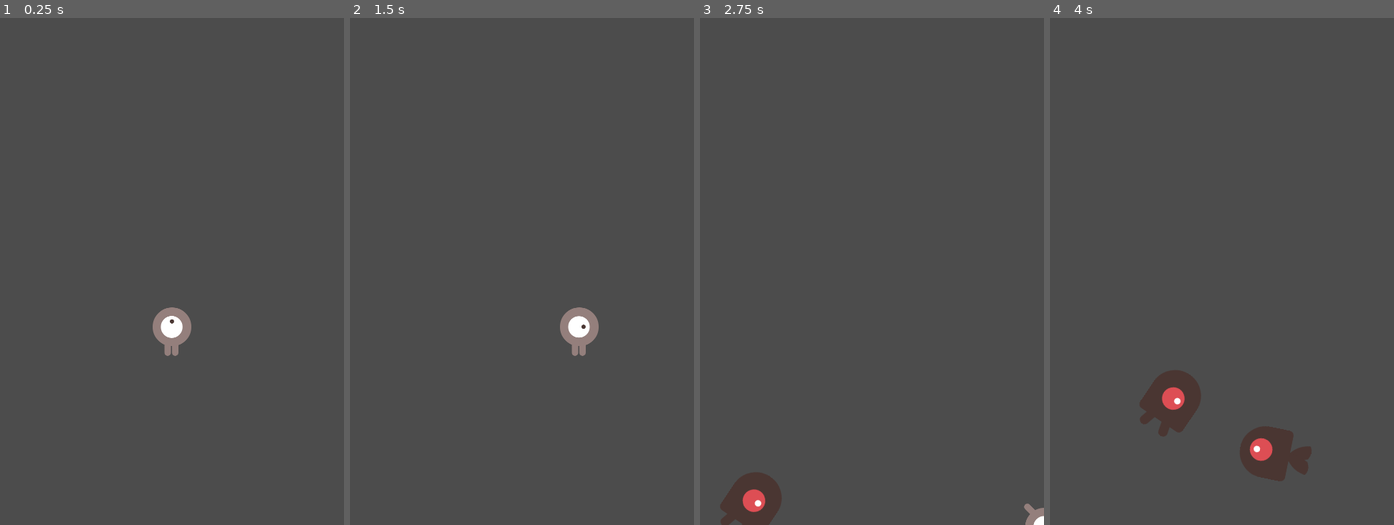
Above: before the commit, frames 1-4 (left to right).
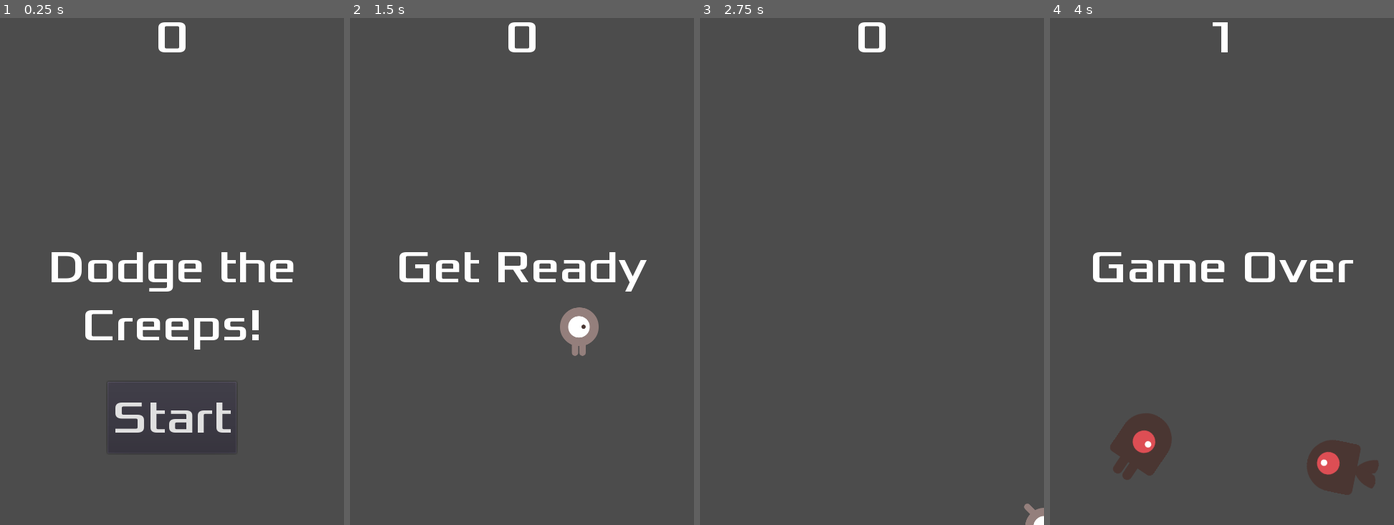
Above: after the commit, the same moments.

Repository: 44351-w22/godot-tutorial-neloe
Game: Godot game, scene res://Main.tscn
The game is run twice, just before and just after one commit, with the same random seed, the same clock (stepped at 60 frames per second) and the same inputs.
Inputs (mouse positions are in pixels of both pictures, inside the frame that each line leads up to):
- Up to frame 1 (0.25 s): no input
- Up to frame 2 (1.5 s): click (522, 418) at 0.5 s, where only the run after the commit has a clickable "Start"; tap Enter at 1.25 s; hold Right (ui_right) from 1.28 s (still down)
- Up to frame 3 (2.75 s): release Right (ui_right) at 2.03 s; hold Down (ui_down) from 2.03 s (still down)
- Up to frame 4 (4 s): release Down (ui_down) at 2.78 s; hold Right (ui_right) 2.78-3.53 s; hold Up (ui_up) from 3.53 s (still down)

The runs differ from the first frame. In frame 1, 4.5% of the frame differs, in the area x 15-86%, y 0-82%; in frame 2, 2.0%; in frame 3, 1.7%; in frame 4, 7.7%, in the area x 12-96%, y 0-95%.

Commit message:
Add HUD to main game

Diff:
--- /dev/null
+++ b/HUD.gd
@@ -0,0 +1,29 @@
+extends CanvasLayer
+
+signal start_game
+
+func show_message(text):
+	$Message.text = text
+	$Message.show()
+	$MessageTimer.start()
+
+func show_game_over():
+	show_message("Game Over")
+	yield($MessageTimer, "timeout")
+
+	$Message.text = "Dodge the\nCreeps!"
+	$Message.show()
+	yield(get_tree().create_timer(1), "timeout")
+	$StartButton.show()
+
+func update_score(score):
+	$ScoreLabel.text = str(score)
+
+
+func _on_MessageTimer_timeout():
+	$Message.hide()
+
+
+func _on_StartButton_pressed():
+	$StartButton.hide()
+	emit_signal("start_game")
--- /dev/null
+++ b/HUD.tscn
@@ -0,0 +1,57 @@
+[gd_scene load_steps=4 format=2]
+
+[ext_resource path="res://dodge_assets/fonts/Xolonium-Regular.ttf" type="DynamicFontData" id=1]
+[ext_resource path="res://HUD.gd" type="Script" id=2]
+
+[sub_resource type="DynamicFont" id=1]
+size = 64
+font_data = ExtResource( 1 )
+
+[node name="HUD" type="CanvasLayer"]
+script = ExtResource( 2 )
+
+[node name="ScoreLabel" type="Label" parent="."]
+anchor_right = 1.0
+margin_bottom = 78.0
+custom_fonts/font = SubResource( 1 )
+text = "0"
+align = 1
+__meta__ = {
+"_edit_use_anchors_": false
+}
+
+[node name="Message" type="Label" parent="."]
+anchor_top = 0.5
+anchor_right = 1.0
+anchor_bottom = 0.5
+margin_top = -39.0
+margin_bottom = 39.0
+custom_fonts/font = SubResource( 1 )
+text = "Dodge the Creeps!"
+align = 1
+autowrap = true
+__meta__ = {
+"_edit_use_anchors_": false
+}
+
+[node name="StartButton" type="Button" parent="."]
+anchor_left = 0.5
+anchor_top = 1.0
+anchor_right = 0.5
+anchor_bottom = 1.0
+margin_left = -90.0
+margin_top = -200.0
+margin_right = 90.0
+margin_bottom = -100.0
+custom_fonts/font = SubResource( 1 )
+text = "Start"
+__meta__ = {
+"_edit_use_anchors_": false
+}
+
+[node name="MessageTimer" type="Timer" parent="."]
+wait_time = 2.0
+one_shot = true
+
+[connection signal="pressed" from="StartButton" to="." method="_on_StartButton_pressed"]
+[connection signal="timeout" from="MessageTimer" to="." method="_on_MessageTimer_timeout"]
--- a/Main.gd
+++ b/Main.gd
@@ -6,18 +6,21 @@
 # Called when the node enters the scene tree for the first time.
 func _ready():
 	randomize()
-	new_game()
+	#new_game()
 
 
 
 func game_over():
 	$ScoreTimer.stop()
 	$MobTimer.stop()
+	$HUD.show_game_over()
 
 func new_game():
 	score = 0
 	$Player.start($StartPosition.position)
 	$StartTimer.start()
+	$HUD.update_score(score)
+	$HUD.show_message('Get Ready')
 
 
 func _on_StartTimer_timeout():
@@ -27,6 +30,7 @@
 
 func _on_ScoreTimer_timeout():
 	score += 1
+	$HUD.update_score(score)
 
 
 func _on_MobTimer_timeout():
--- a/Main.tscn
+++ b/Main.tscn
@@ -1,8 +1,9 @@
-[gd_scene load_steps=5 format=2]
+[gd_scene load_steps=6 format=2]
 
 [ext_resource path="res://Player.tscn" type="PackedScene" id=1]
 [ext_resource path="res://Main.gd" type="Script" id=2]
 [ext_resource path="res://Mob.tscn" type="PackedScene" id=3]
+[ext_resource path="res://HUD.tscn" type="PackedScene" id=4]
 
 [sub_resource type="Curve2D" id=1]
 _data = {
@@ -32,7 +33,10 @@
 
 [node name="MobSpawnLocation" type="PathFollow2D" parent="MobPath"]
 
+[node name="HUD" parent="." instance=ExtResource( 4 )]
+
 [connection signal="hit" from="Player" to="." method="game_over"]
 [connection signal="timeout" from="MobTimer" to="." method="_on_MobTimer_timeout"]
 [connection signal="timeout" from="ScoreTimer" to="." method="_on_ScoreTimer_timeout"]
 [connection signal="timeout" from="StartTimer" to="." method="_on_StartTimer_timeout"]
+[connection signal="start_game" from="HUD" to="." method="new_game"]
--- a/Mob.tscn
+++ b/Mob.tscn
@@ -10,6 +10,11 @@
 
 [sub_resource type="SpriteFrames" id=1]
 animations = [ {
+"frames": [ ExtResource( 6 ), ExtResource( 1 ) ],
+"loop": true,
+"name": "swim",
+"speed": 5.0
+}, {
 "frames": [ ExtResource( 4 ), ExtResource( 5 ) ],
 "loop": true,
 "name": "walk",
@@ -18,11 +23,6 @@
 "frames": [ ExtResource( 2 ), ExtResource( 3 ) ],
 "loop": true,
 "name": "fly",
-"speed": 5.0
-}, {
-"frames": [ ExtResource( 6 ), ExtResource( 1 ) ],
-"loop": true,
-"name": "swim",
 "speed": 5.0
 } ]
 
